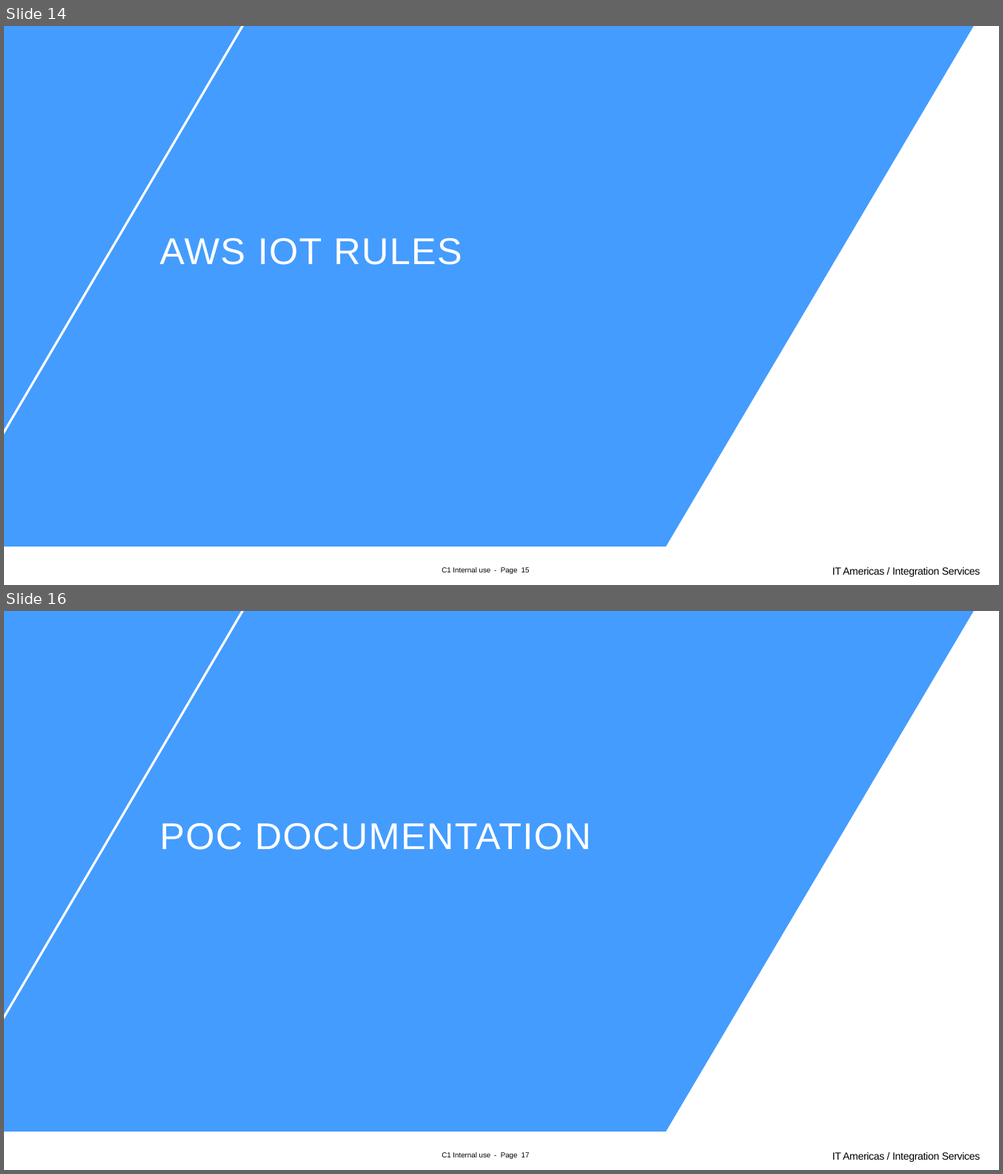
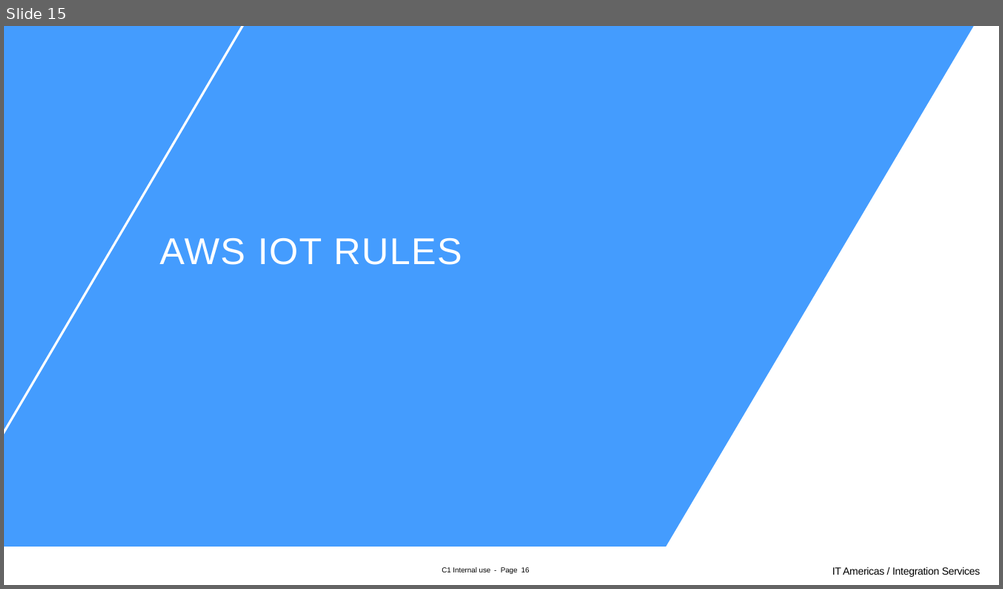
Before and after one commit to varunkaruna1986/ignite, a slide deck: MQTT-TIBCOFLOGO-IOT-AWSLAMBDA-AWS_IOT_RULES.pptx. Shown one above the other, each under a label of ours: slides 14 and 16 before the commit, slide 15 after it; the slides between them are not shown. The pictures are 1003x1174 and 1003x589 pixels, drawn with LibreOffice and Linux fonts; fonts in the diff are those of the drawing; background and template pictures are left out. Boxes give left, top, right and bottom in pixels: in the first picture for what was removed or moved away, otherwise in the second. Text is boxed around its words. In the diff, an @@ line names an element or a change of style, - is before the commit and + after.

```diff
--- a/MQTT-TIBCOFLOGO-IOT-AWSLAMBDA-AWS_IOT_RULES.pptx
+++ b/MQTT-TIBCOFLOGO-IOT-AWSLAMBDA-AWS_IOT_RULES.pptx
@@ slide 16 removed at <box>4,611,999,1170</box>, background #449CFE; not listed: 5 template elements that a slide beside it also shows @@
@@ text removed at <box>159,823,591,850</box> @@
-POC DOCUMENTATION
@@ page number removed at <box>521,1153,529,1158</box> @@
-17
@@ text removed at <box>832,1153,980,1162</box> @@
-IT Americas / Integration Services
@@ what was slide 14 is now slide 15 @@
```
Also in this commit, not shown: 12 slides changed, 1 slide added.
